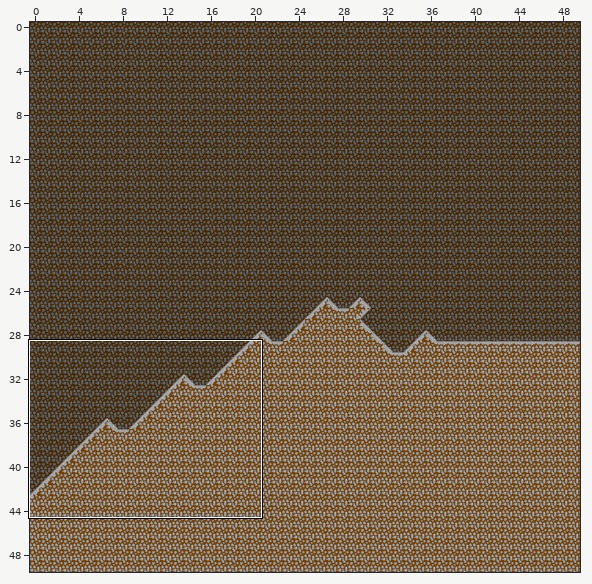
Two versions of a level (Tiled map (JSON), src/assets/maps/level1.json). The first picture is a wide view before the edit; the outline marks the close-up.
Close-up. Before:
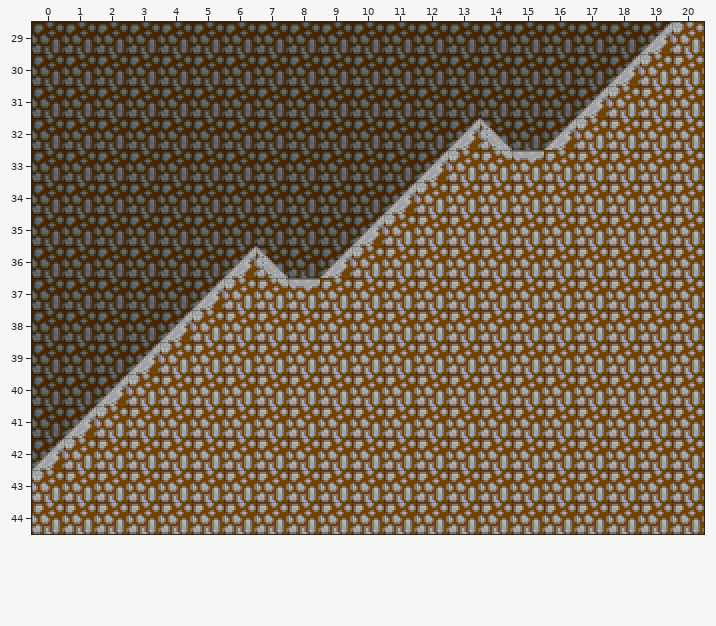
Cells are 16x16 px. Shown: x 0..20, y 29..44. The commit also changed other parts of the map, which this record leaves out.
Now the later version:
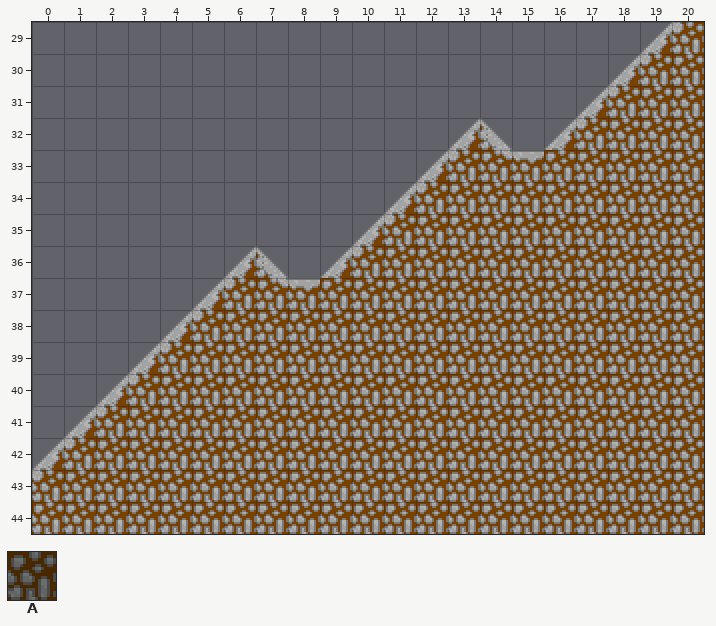
Key: from "cliffs": A 0.
_ is an empty cell.
Tiles replaced or removed in this view: A.
See-through tiles are keyed as they look on the map.
Diff:
Changed rows in their new state; . is an unchanged cell.
Layer "background":
first column x 0:
29 ____________________
30 ___________________.
31 __________________..
32 _________________...
33 _____________.......
34 ____________........
35 ___________.........
36 __________..........
37 ______..............
38 _____...............
39 ____................
40 ___.................
41 __..................
42 _...................
